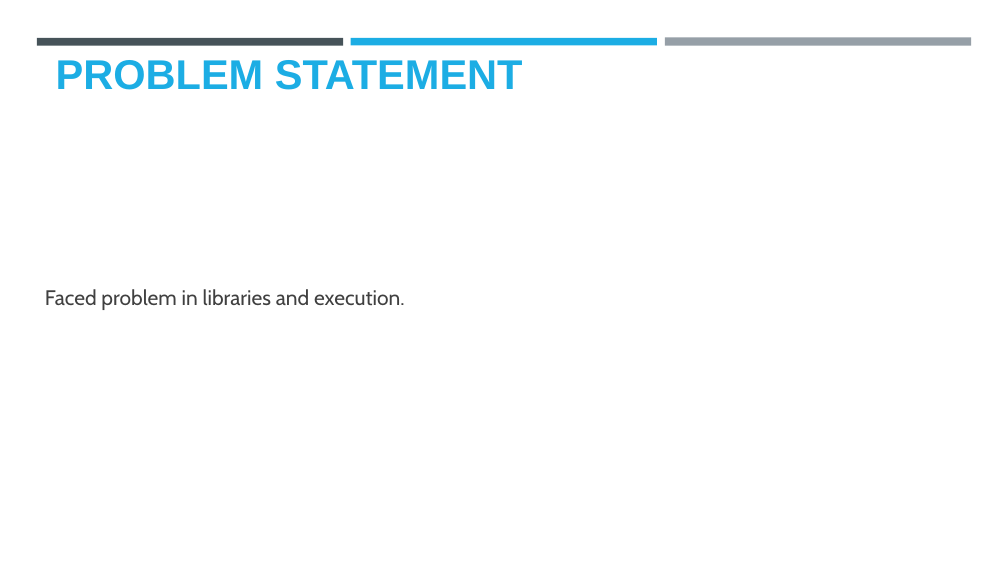
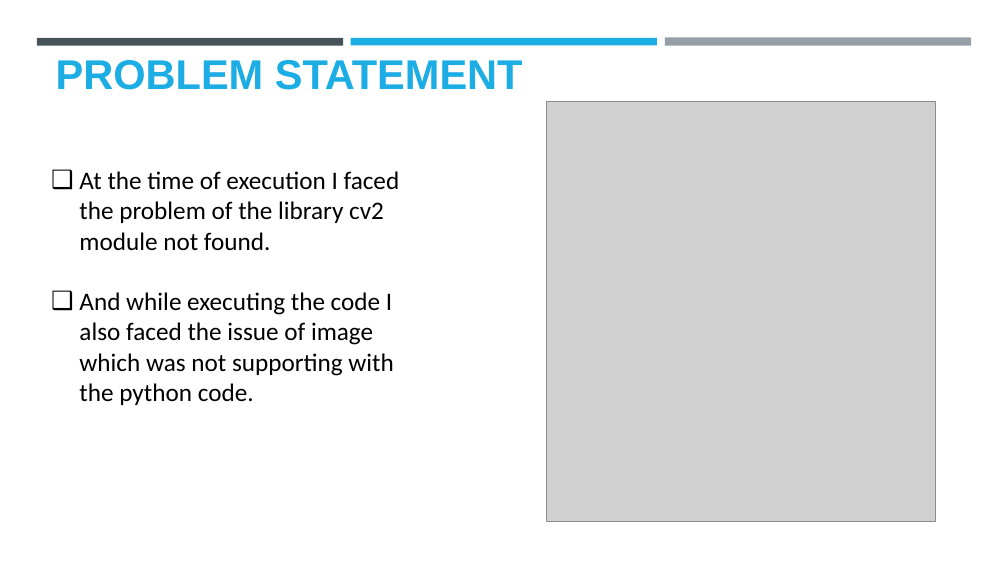
Before and after one commit to Jpoddar26/stegano_proj, a slide deck: slide 3 of AICTE PPT Template (1).pptx. Drawn at 1008x567 pixels with LibreOffice and Linux fonts; fonts in the diff are those of the drawing; grey boxes stand for pictures; background and template pictures are left out. Boxes give left, top, right and bottom in pixels: in the first picture for what was removed or moved away, otherwise in the second. Text is boxed around its words. In the diff, an @@ line names an element or a change of style, - is before the commit and + after.

```diff
--- a/AICTE PPT Template (1).pptx
+++ b/AICTE PPT Template (1).pptx
@@ picture added at [546,102,935,522] @@
@@ text added at [79,171,400,405], 24 pt, text #000000 @@
+❑ At the time of execution I faced the problem of the library cv2 module not found.
+❑ And while executing the code I also faced the issue of image which was not supporting with the python code.
@@ text removed at [45,289,405,310] @@
-Faced problem in libraries and execution.
```
Also in this commit, not shown: 3 other slides changed, 2 slides added, 2 slides removed.
